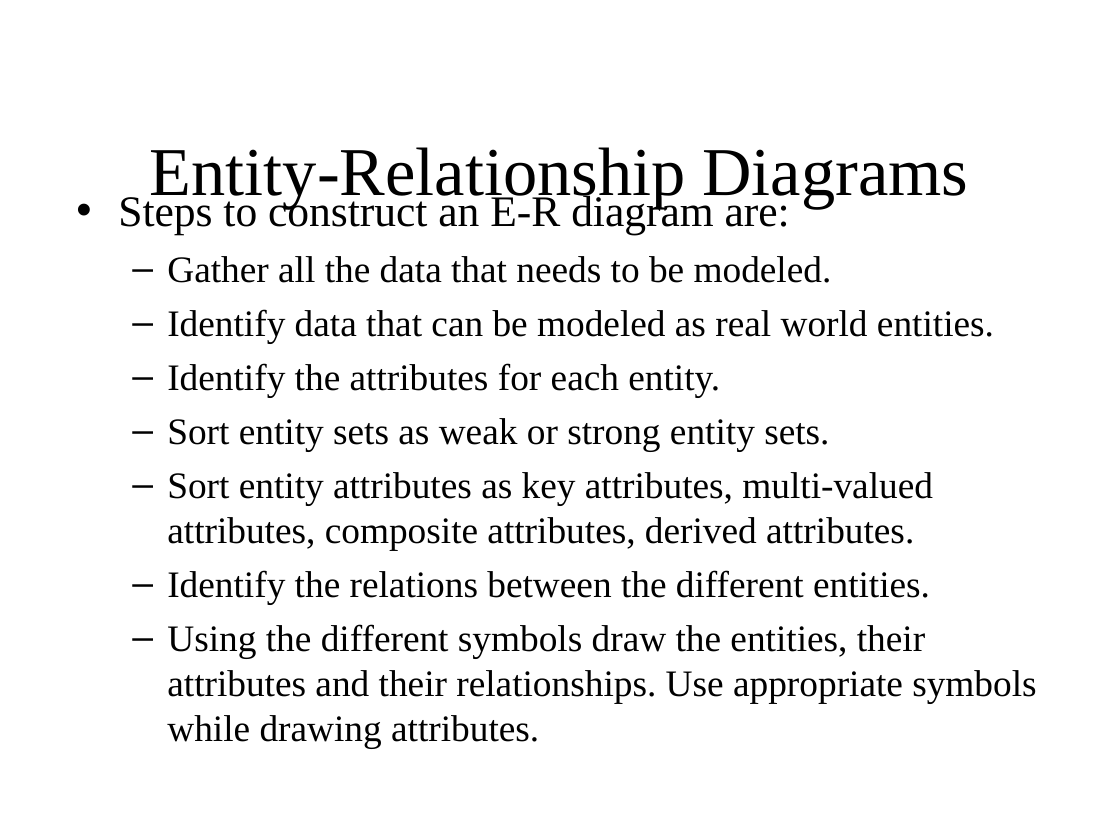
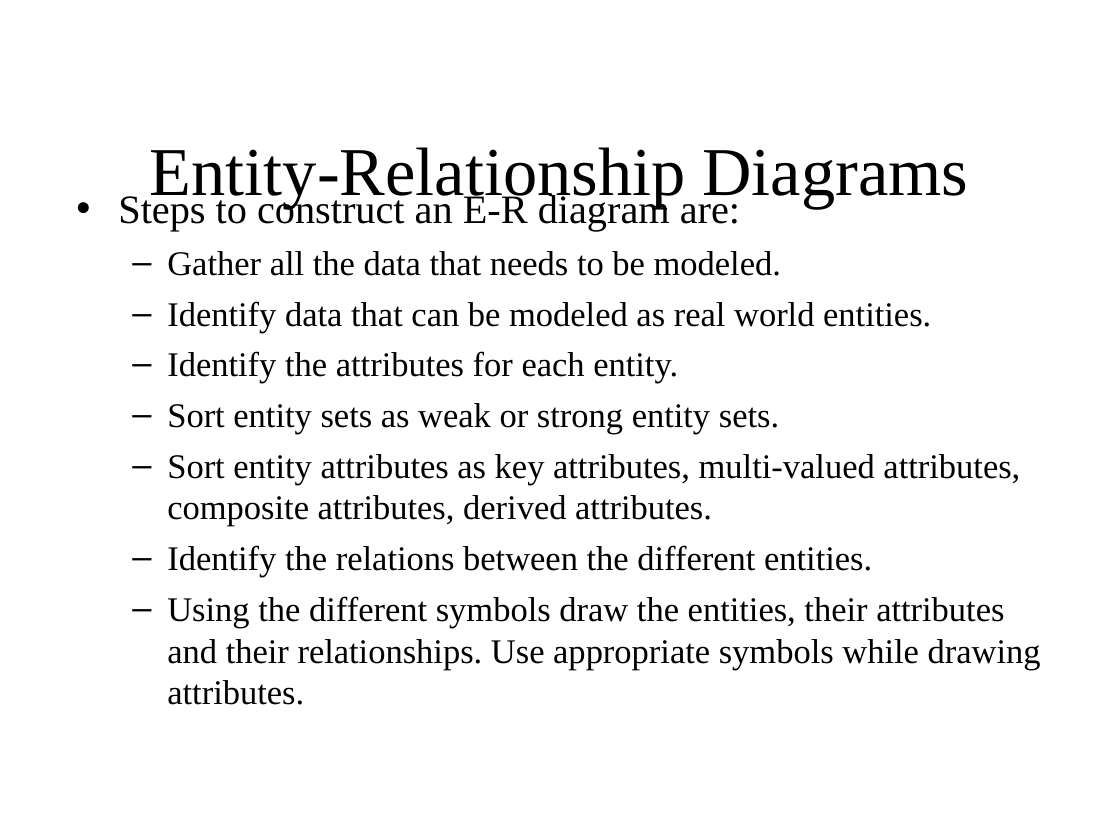
Before and after one commit to Kaleakash/isbm_mysql_training_2025, a slide deck: slide 39 of DBMS and RDBMS Theory.ppt. Drawn at 1120x840 pixels with LibreOffice and Linux fonts; fonts in the diff are those of the drawing. Boxes give left, top, right and bottom in pixels: in the first picture for what was removed or moved away, otherwise in the second. Text is boxed around its words. In the diff, an @@ line names an element or a change of style, - is before the commit and + after.

```diff
--- a/DBMS and RDBMS Theory.ppt
+++ b/DBMS and RDBMS Theory.ppt
@@ text "Steps to construct an E-R ..." at (118, 191, 1041, 705): size 28 to 25.9 pt in "Steps to construct an E-R diagram are:"; size 24 to 22.2 pt @@
```
Also in this commit, not shown: 4 other slides changed, 4 other files.
